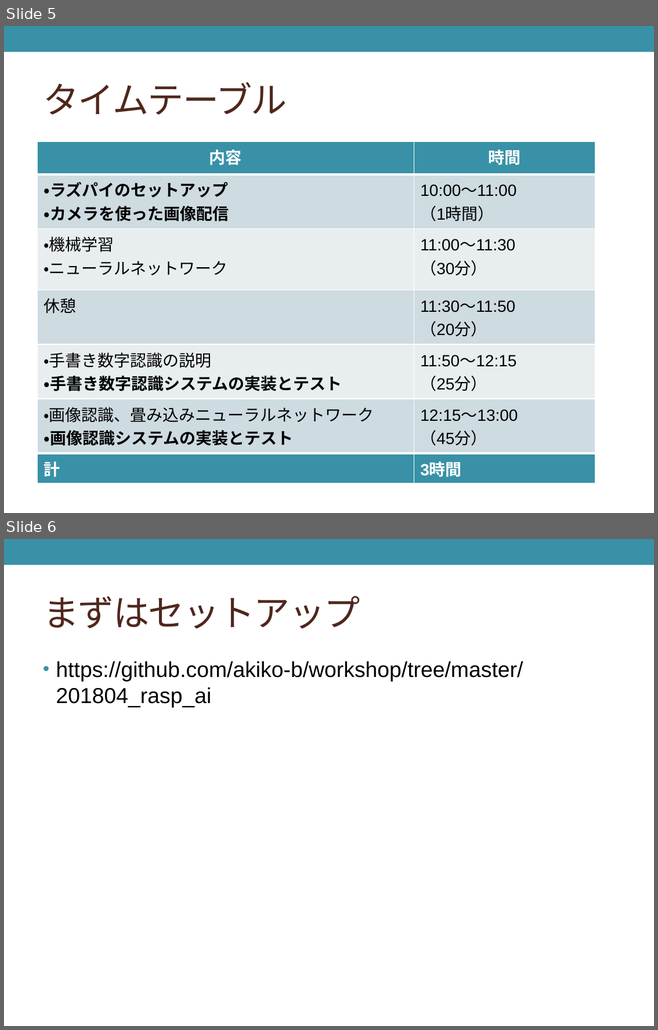
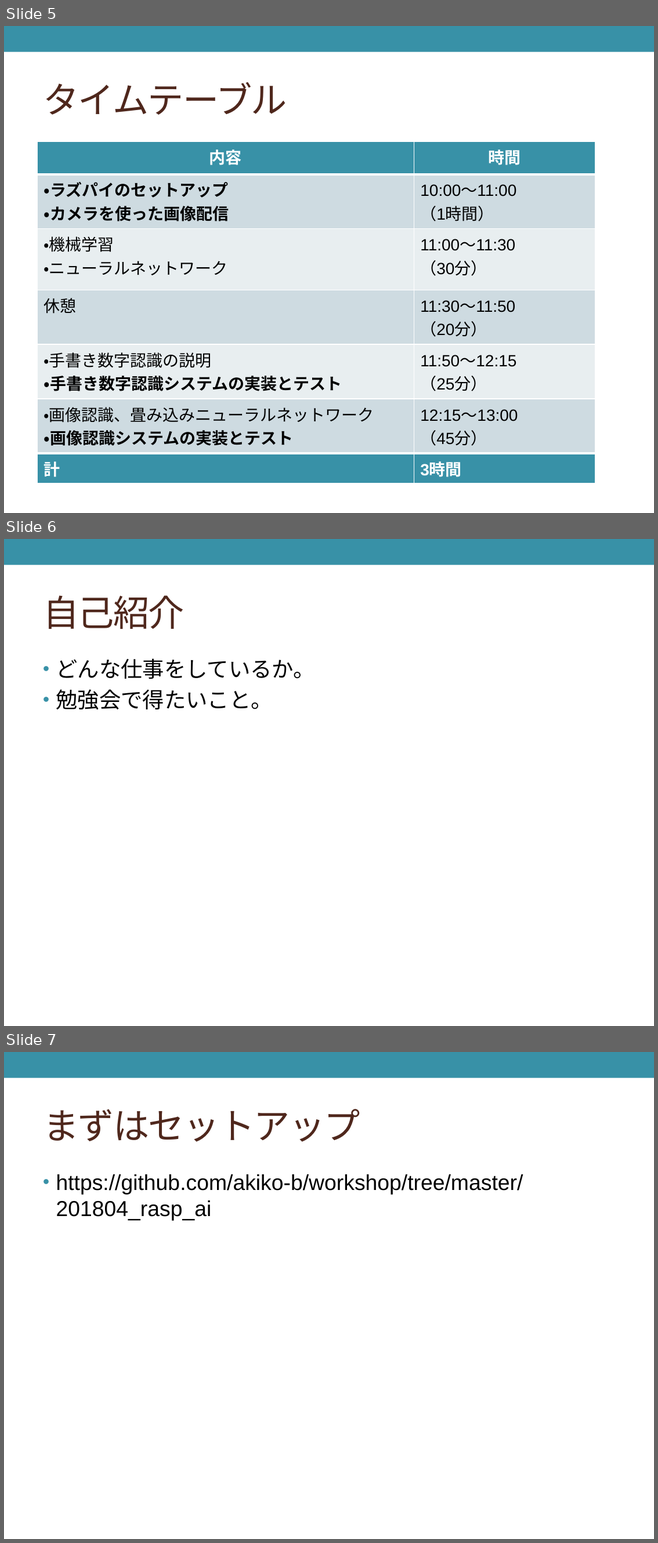
Before and after one commit to akiko-b/workshop, a slide deck: 201804_rasp_ai/AIワークショップ.pptx. Shown one above the other, each under a label of ours: slides 5 and 6 before the commit, slides 5, 6 and 7 after it. The pictures are 658x1030 and 658x1543 pixels, drawn with LibreOffice and Linux fonts; fonts in the diff are those of the drawing. Boxes give left, top, right and bottom in pixels: in the first picture for what was removed or moved away, otherwise in the second. Text is boxed around its words. In the diff, an @@ line names an element or a change of style, - is before the commit and + after.

Commit message:
20180502

```diff
--- a/201804_rasp_ai/AIワークショップ.pptx
+++ b/201804_rasp_ai/AIワークショップ.pptx
@@ slide 6 added at (4, 539, 654, 1026), background #FFFFFF; not listed: 1 template element that a slide beside it also shows @@
@@ title added at (43, 595, 184, 629), 40 pt, text #4F271C @@
+自己紹介
@@ text added at (56, 658, 315, 710), 24 pt, text #000000 @@
+• どんな仕事をしているか。
+• 勉強会で得たいこと。
@@ what was slide 6 is now slide 7 @@
```
